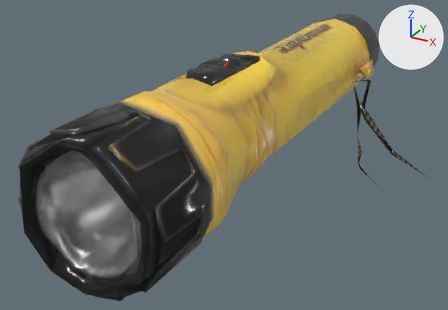
Renders of the glTF model public/assets/props_ph/small_plastic_torch.glb from each side of a commit.
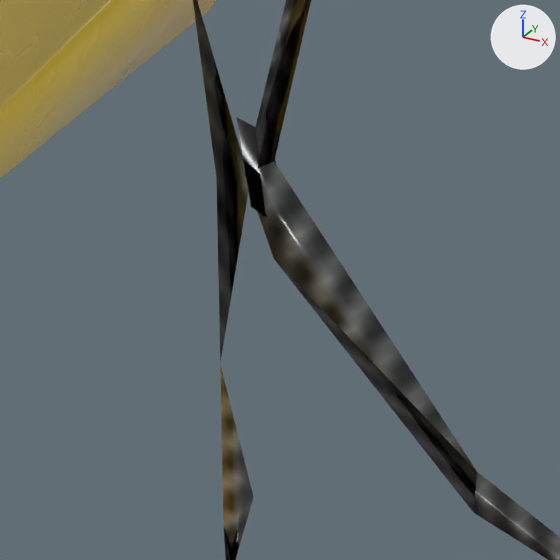
Each version appears first whole from a camera (50 mm lens) standing at (0.107, -0.227, 0.086) and looking at (-0.004, -0.024, -0.015), and next in a close-up on the part from 73% to 90% of the width and 28% to 52% of the height. The lights are fixed; the arrows at upper right show +X, +Y and +Z. The last two pictures show the newer version. Where no turn or scale is listed for an object, it has been applied to the vertices. Vertices at exactly the same position are counted once.

Names of what the first close-up shows: 'small_plastic_torch'.
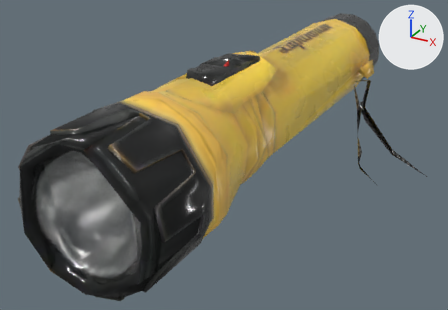
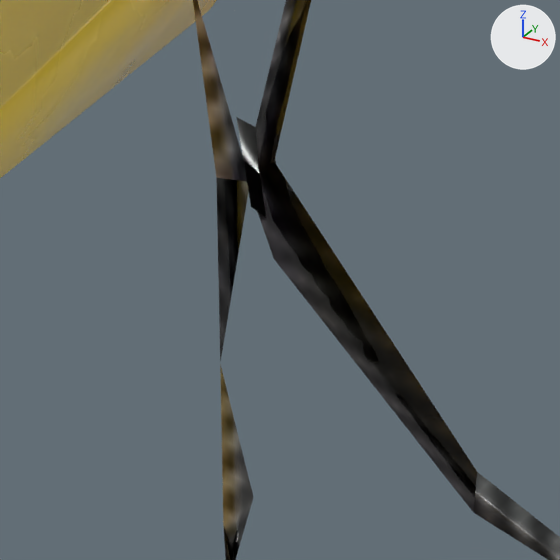
Diff of the bpy script that builds the scene:
```diff
--- a/public/assets/props_ph/small_plastic_torch.glb.py
+++ b/public/assets/props_ph/small_plastic_torch.glb.py
@@ me_plastic_torch @@
 me_plastic_torch.from_pydata(...)  # 326 vertices, 590 faces; spans x -0.049..0.049, y -0.113..0.113, z -0.027..0.027
 # used by ob_small_plastic_torch; location = (0.02205, -0.00172, -0.00003)
-me_plastic_torch.vertices[277].co = (0.009, 0.046, -0.011)
-me_plastic_torch.vertices[278].co = (0.007, 0.045, -0.011)  # pixel (216, 177)
+# me_plastic_torch part 1
+me_plastic_torch.vertices[277].co = (0.007, 0.045, -0.011)  # pixel (216, 177)
+me_plastic_torch.vertices[278].co = (0.009, 0.046, -0.011)
+# me_plastic_torch part 2: 7 kept faces spanning x -0.039..0.029, y -0.106..0.065, z -0.022..0.007 get new texture (UV) coordinates
 me_plastic_torch.materials.append(mat_small_plastic_torch)
```

Where the change shows, as pixel boxes [x1, y1, x2, y2] in the close-ups (560 x 560 px; the box of a moved part takes in the faces that stretch with it):
part 1 of me_plastic_torch, moved or reshaped: [193, 0, 249, 362] in both
part 2 of me_plastic_torch, surface changed: [193, 0, 475, 469] in both
